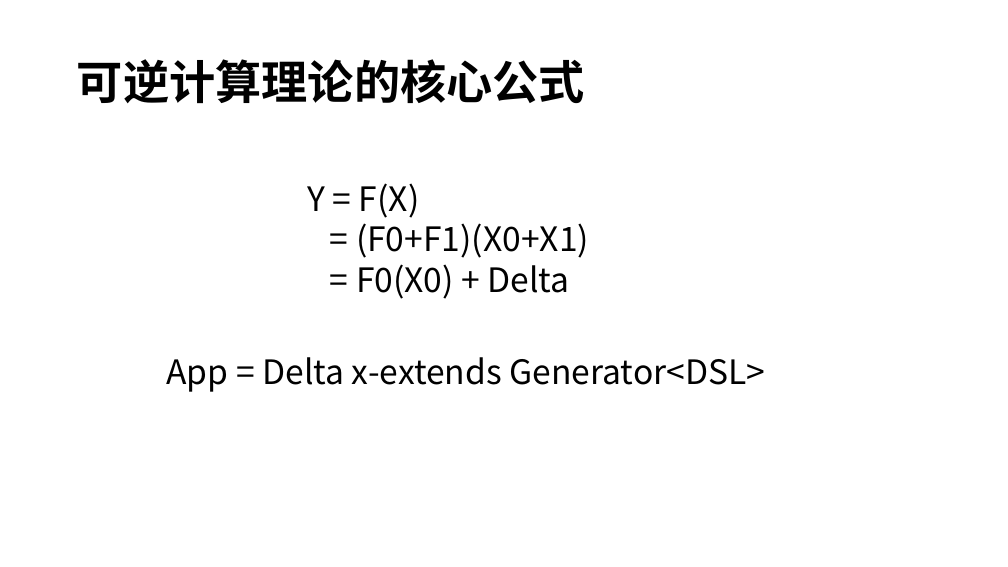
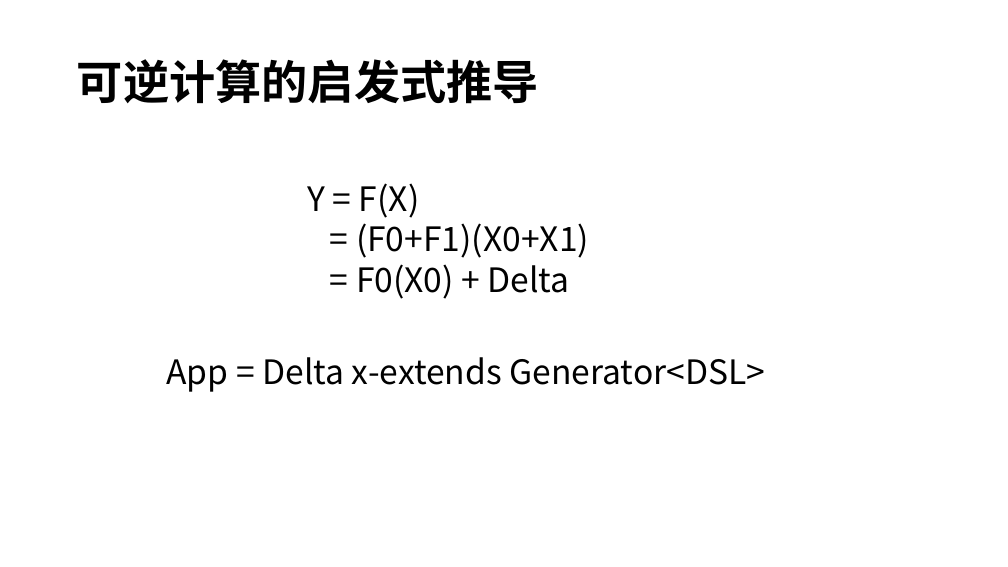
Before and after one commit to entropy-cloud/nop-entropy, a slide deck: slide 4 of docs/ppt/nop-platform.pptx. Drawn at 1008x567 pixels with LibreOffice and Linux fonts; fonts in the diff are those of the drawing. Boxes give left, top, right and bottom in pixels: in the first picture for what was removed or moved away, otherwise in the second. Text is boxed around its words. In the diff, an @@ line names an element or a change of style, - is before the commit and + after.

```diff
--- a/docs/ppt/nop-platform.pptx
+++ b/docs/ppt/nop-platform.pptx
@@ title at bbox=[77, 59, 539, 104]: text changed @@
-可逆计算理论的核心公式
+可逆计算的启发式推导
```
Also in this commit, not shown: 1 other slide changed, 2 other files.
